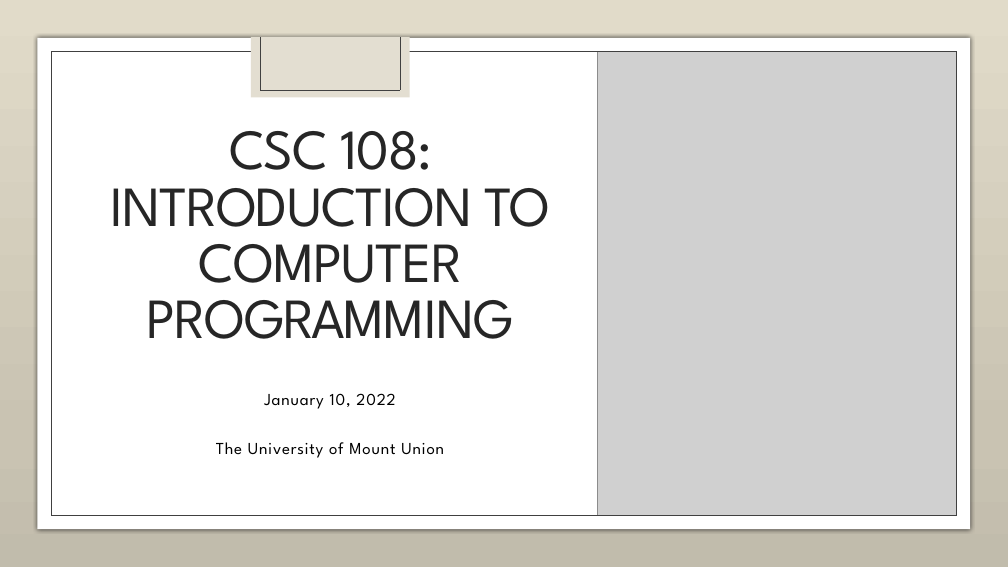
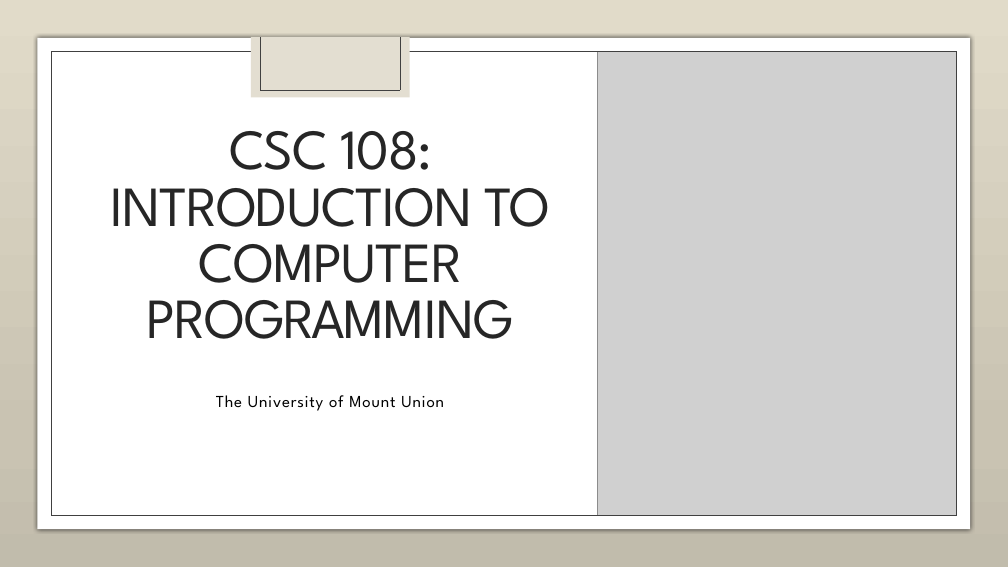
Before and after one commit to cs-courses-mountunion/CSC108Fall2023, a slide deck: slide 1 of lecnotes/lecture01.pptx. Drawn at 1008x567 pixels with LibreOffice and Linux fonts; fonts in the diff are those of the drawing; grey boxes stand for pictures; background and template pictures are left out. Boxes give left, top, right and bottom in pixels: in the first picture for what was removed or moved away, otherwise in the second. Text is boxed around its words. In the diff, an @@ line names an element or a change of style, - is before the commit and + after.

```diff
--- a/lecnotes/lecture01.pptx
+++ b/lecnotes/lecture01.pptx
@@ subtitle "The University of Mount Union" at (216, 395, 444, 411): line spacing 0.9 to 1 @@
@@ subtitle at (264, 393, 395, 409): paragraph removed @@
-January 10, 2022
```
Also in this commit, not shown: 4 other slides changed, 1 other file.
